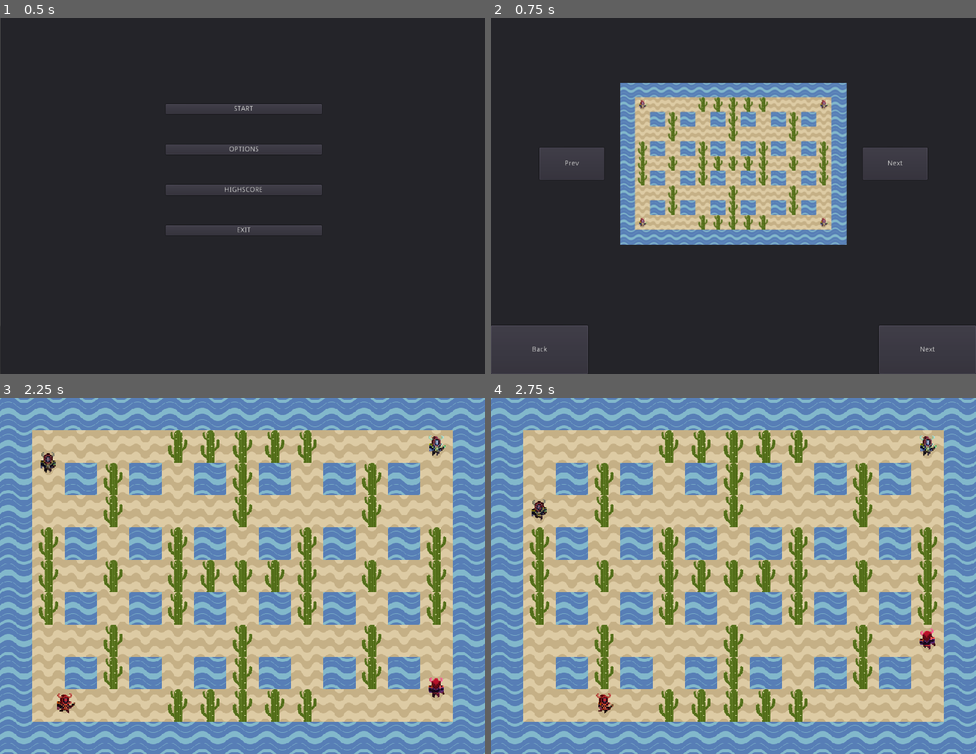
Above: before the commit, frames 1-4 (two rows, left to right).
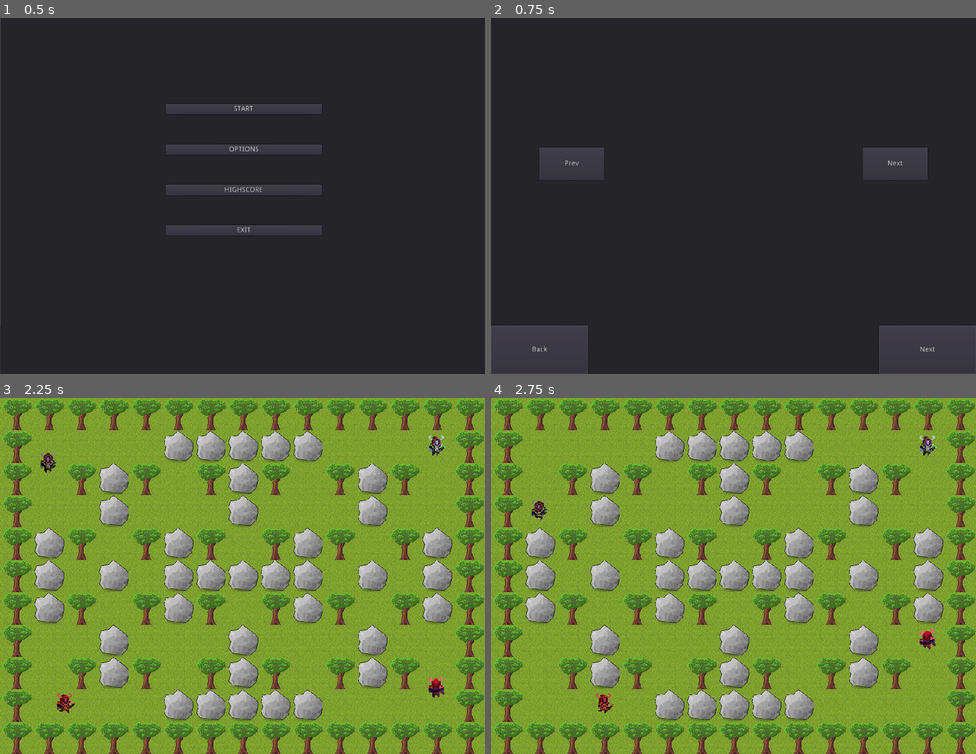
Above: after the commit, the same moments.

Repository: DominikWolek/bomber-game
Game: Godot game, scene res://GUI/MainMenuScene.tscn
Same seed, same stepped clock (60 frames per second), same inputs: the game is played once before the commit and once after it.
Inputs:
- Up to frame 1 (0.5 s): no input
- Up to frame 2 (0.75 s): click "START" at 0.5 s
- Up to frame 3 (2.25 s): click "Next" at 1.25 s; click "NEXT" at 2 s
- Up to frame 4 (2.75 s): no input

Frame 1 is identical in both runs. In frame 2, 21% of the frame differs, in the area x 26-74%, y 18-64%; in frame 3, 99%; in frame 4, 99%, in the area x 0-100%, y 0-100%.

Commit message:
last map

Diff:
--- a/Bomberman/Assets/TileSets/Water.tres
+++ b/Bomberman/Assets/TileSets/Grass.tres
@@ -1,25 +1,25 @@
 [gd_resource type="TileSet" load_steps=6 format=2]
 
-[ext_resource path="res://Assets/TileSets/Water.png" type="Texture" id=1]
+[ext_resource path="res://Assets/TileSets/Grass.png" type="Texture" id=1]
 
 [sub_resource type="OccluderPolygon2D" id=1]
 polygon = PoolVector2Array( 0, 0, 64, 0, 64, 64, 0, 64 )
 
 [sub_resource type="ConvexPolygonShape2D" id=2]
-points = PoolVector2Array( 0, 0, 64, 0, 64, 0, 64, 64, 0, 64 )
+points = PoolVector2Array( 0, 0, 64, 0, 64, 64, 0, 64 )
 
-[sub_resource type="OccluderPolygon2D" id=4]
-polygon = PoolVector2Array( 27.0275, 18.7454, 25.074, 5.0704, 30.0974, 2.27959, 33.4464, 8.41939, 38.1908, 8.1403, 38.4699, 19.0245, 43.4933, 29.0714, 47.4005, 17.0709, 46.0051, 7.86122, 51.8658, 7.30305, 55.7729, 18.7454, 54.9357, 30.7459, 37.9117, 59.4913, 31.2138, 60.8867, 22.8413, 59.2122, 13.6316, 42.7464, 11.1199, 32.9786, 8.04999, 28.5133, 3.58469, 25.4434, 5.53825, 20.699, 10.0036, 21.2571, 19.4923, 27.1179, 25.074, 41.6301, 24.5158, 24.6061 )
+[sub_resource type="OccluderPolygon2D" id=3]
+polygon = PoolVector2Array( 0, 0, 64, 0, 64, 64, 0, 64 )
 
-[sub_resource type="ConvexPolygonShape2D" id=5]
+[sub_resource type="ConvexPolygonShape2D" id=4]
 points = PoolVector2Array( 0, 0, 64, 0, 64, 64, 0, 64 )
 
 [resource]
-0/name = "Water.png 0"
+0/name = "Grass.png 0"
 0/texture = ExtResource( 1 )
 0/tex_offset = Vector2( 0, 0 )
 0/modulate = Color( 1, 1, 1, 1 )
-0/region = Rect2( 128, 0, 64, 64 )
+0/region = Rect2( 0, 0, 64, 64 )
 0/tile_mode = 0
 0/occluder_offset = Vector2( 0, 0 )
 0/occluder = SubResource( 1 )
@@ -32,30 +32,30 @@
 "shape_transform": Transform2D( 1, 0, 0, 1, 0, 0 )
 } ]
 0/z_index = 0
-1/name = "Water.png 1"
+1/name = "Grass.png 1"
 1/texture = ExtResource( 1 )
 1/tex_offset = Vector2( 0, 0 )
 1/modulate = Color( 1, 1, 1, 1 )
-1/region = Rect2( 0, 0, 64, 64 )
+1/region = Rect2( 64, 0, 64, 64 )
 1/tile_mode = 0
 1/occluder_offset = Vector2( 0, 0 )
 1/navigation_offset = Vector2( 0, 0 )
 1/shapes = [  ]
 1/z_index = 0
-2/name = "Water.png 2"
+2/name = "Grass.png 2"
 2/texture = ExtResource( 1 )
 2/tex_offset = Vector2( 0, 0 )
 2/modulate = Color( 1, 1, 1, 1 )
-2/region = Rect2( 64, 0, 64, 64 )
+2/region = Rect2( 128, 0, 64, 64 )
 2/tile_mode = 0
 2/occluder_offset = Vector2( 0, 0 )
-2/occluder = SubResource( 4 )
+2/occluder = SubResource( 3 )
 2/navigation_offset = Vector2( 0, 0 )
 2/shapes = [ {
 "autotile_coord": Vector2( 0, 0 ),
 "one_way": false,
 "one_way_margin": 1.0,
-"shape": SubResource( 5 ),
+"shape": SubResource( 4 ),
 "shape_transform": Transform2D( 1, 0, 0, 1, 0, 0 )
 } ]
 2/z_index = 0
--- a/Bomberman/Board/Board.gd
+++ b/Bomberman/Board/Board.gd
@@ -137,6 +137,8 @@
 		set_tileset(load("res://Assets/TileSets/Water.tres"))
 	elif(_gameInfo["map"]["map_type"] == 4):
 		set_tileset(load("res://Assets/TileSets/Desert.tres"))
+	elif(_gameInfo["map"]["map_type"] == 5):
+		set_tileset(load("res://Assets/TileSets/Grass.tres"))
 	else: set_tileset(load("res://Assets/TileSets/Dirt.tres"))
 
 	var _pos1 = Vector2( 64+32, 64+32 )
--- a/Bomberman/config.cfg
+++ b/Bomberman/config.cfg
@@ -1,6 +1,6 @@
 [map]
 
-map_type=4
+map_type=5
 
 [P1]
 
Binary file added: Bomberman/Assets/TileSets/Grass.png
Not shown, added: Bomberman/Assets/TileSets/Grass.png.import
